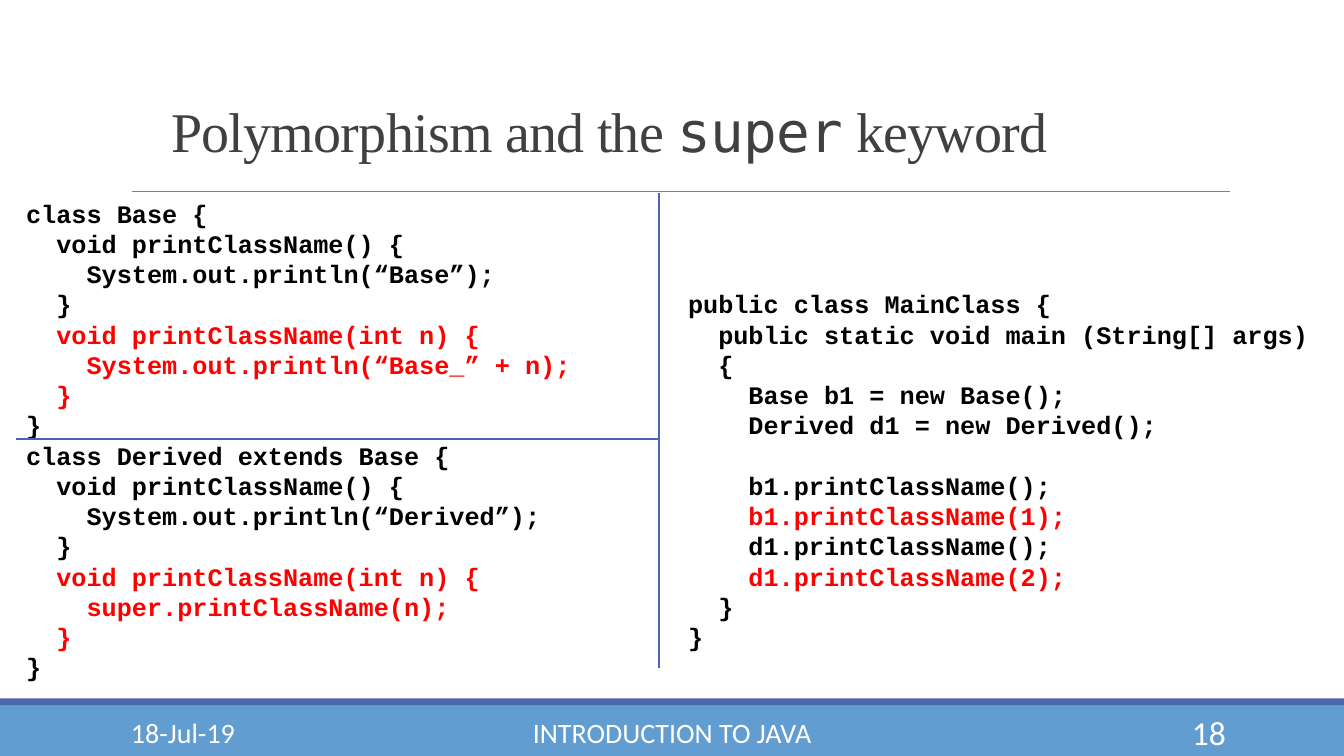
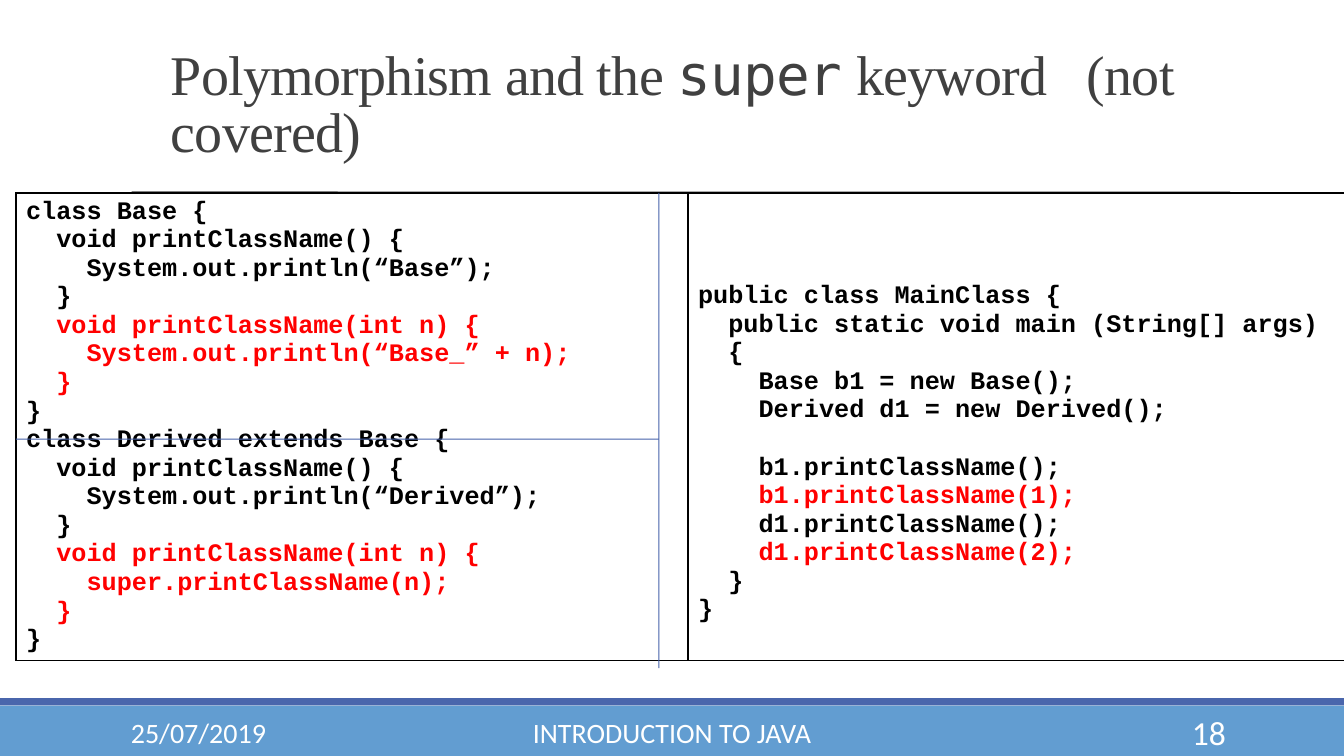
Before and after one commit to YashLele/JavaForWPU, a slide deck: slide 18 of Module 1 - OO Concepts and Prog Cons.pptx. Drawn at 1344x756 pixels with LibreOffice and Linux fonts; fonts in the diff are those of the drawing; background and template pictures are left out. Boxes give left, top, right and bottom in pixels: in the first picture for what was removed or moved away, otherwise in the second. Text is boxed around its words. In the diff, an @@ line names an element or a change of style, - is before the commit and + after.

```diff
--- a/Module 1 - OO Concepts and Prog Cons.pptx
+++ b/Module 1 - OO Concepts and Prog Cons.pptx
@@ text at [171, 56, 1175, 163]: text changed @@
-Polymorphism and the super keyword
+Polymorphism and the super keyword (not covered)
@@ table added at [16, 193, 1344, 600], 1 rows, 2 columns @@
+class Base { / void printClassName() { / System.out.println(“Base”); / } / void printClassName(int n) { / System.out.println(“Base_” + n); / } / } / class Derived extends Base { / void printClassName() { / System.out.println(“Derived”); / } / void printClassName(int n) { / super.printClassName(n); / } / } | public class MainClass { / public static void main (String[] args) / { / Base b1 = new Base(); / Derived d1 = new Derived(); / b1.printClassName(); / b1.printClassName(1); / d1.printClassName(); / d1.printClassName(2); / } / }
@@ text removed at [26, 204, 1308, 622] @@
-class Base {
-void printClassName() {
-System.out.println(“Base”);
-}
-void printClassName(int n) {
-System.out.println(“Base_” + n);
-}
-}
-class Derived extends Base {
-void printClassName() {
-System.out.println(“Derived”);
-}
-void printClassName(int n) {
-super.printClassName(n);
-}
-}
-public class MainClass {
-public static void main (String[] args)
-{
-Base b1 = new Base();
-Derived d1 = new Derived();
-b1.printClassName();
-b1.printClassName(1);
-d1.printClassName();
-d1.printClassName(2);
-}
-}
@@ line (132, 192) - (1230, 192): stroke #808080 0.5 pt to #808080 0.51 pt @@
@@ line (659, 193) - (659, 668): stroke #4A66AC 1 pt to #4663AB 0.75 pt @@
@@ line (16, 440) - (659, 440): stroke #4A66AC 1 pt to #4663AB 0.75 pt @@
@@ text at [131, 723, 266, 744]: text changed @@
-18-Jul-19
+25/07/2019
```
Also in this commit, not shown: 18 other slides changed.
